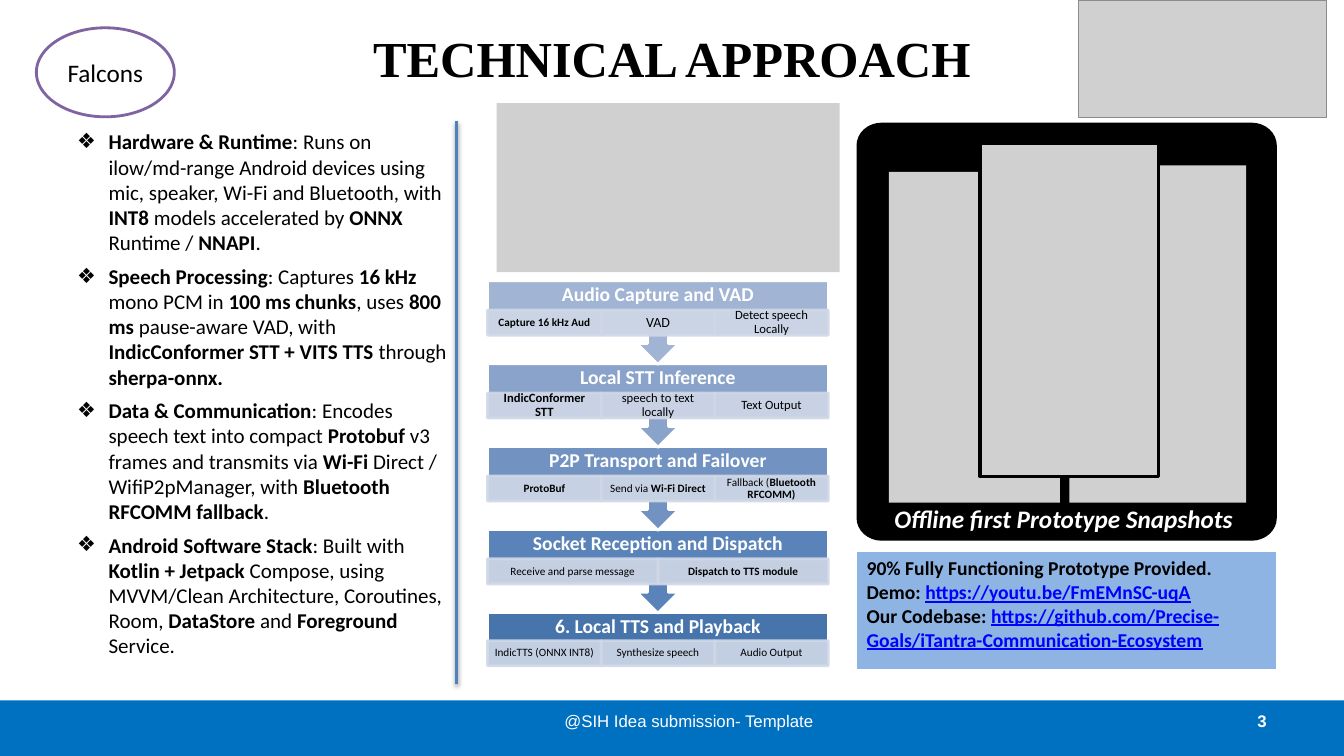
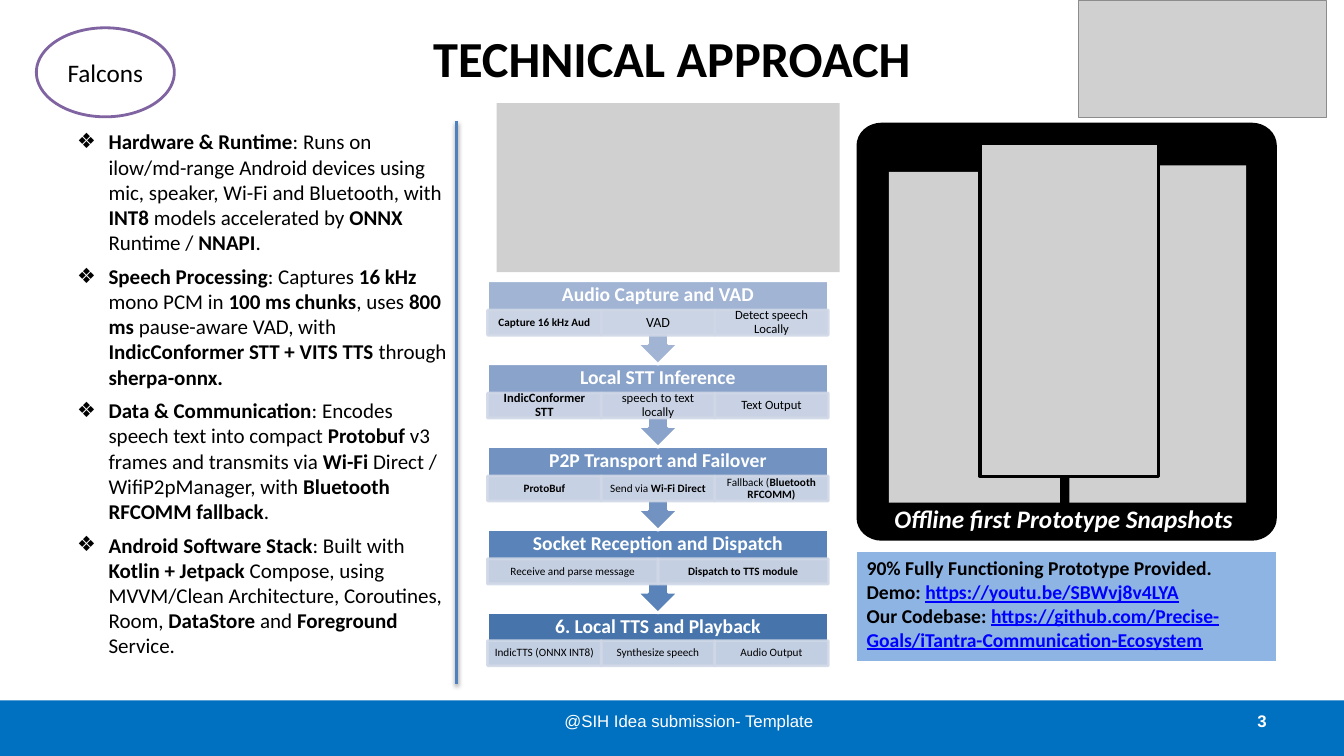
Before and after one commit to Precise-Goals/iTantra-Communication-Ecosystem, a slide deck: slide 3 of Falcons_SIH26173_iTantra.pptx. Drawn at 1344x756 pixels with LibreOffice and Linux fonts; fonts in the diff are those of the drawing; grey boxes stand for pictures; background and template pictures are left out. Boxes give left, top, right and bottom in pixels: in the first picture for what was removed or moved away, otherwise in the second. Text is boxed around its words. In the diff, an @@ line names an element or a change of style, - is before the commit and + after.

```diff
--- a/Falcons_SIH26173_iTantra.pptx
+++ b/Falcons_SIH26173_iTantra.pptx
@@ title "TECHNICAL APPROACH" at (433, 44, 911, 78): font Times New Roman to Calibri @@
@@ table at (857, 553, 1277, 663) @@
-row 1, column 1: 90% Fully Functioning Prototype Provided. / Demo: https://youtu.be/FmEMnSC-uqA / Our Codebase: https://github.com/Precise-Goals/iTantra-Communication-Ecosystem
+row 1, column 1: 90% Fully Functioning Prototype Provided. / Demo: https://youtu.be/SBWvj8v4LYA / Our Codebase: https://github.com/Precise-Goals/iTantra-Communication-Ecosystem
```
Also in this commit, not shown: 3 other slides changed, 9 other files.
